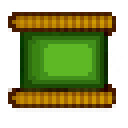
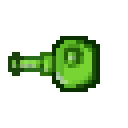
Before/after of a w=128, h=128 layered artwork. What changed in the layer stack:
showed "Layer 2", painted on it over [8, 32, 116, 92]
hid "Layer 1 copy", painted on it over [8, 12, 116, 112]
